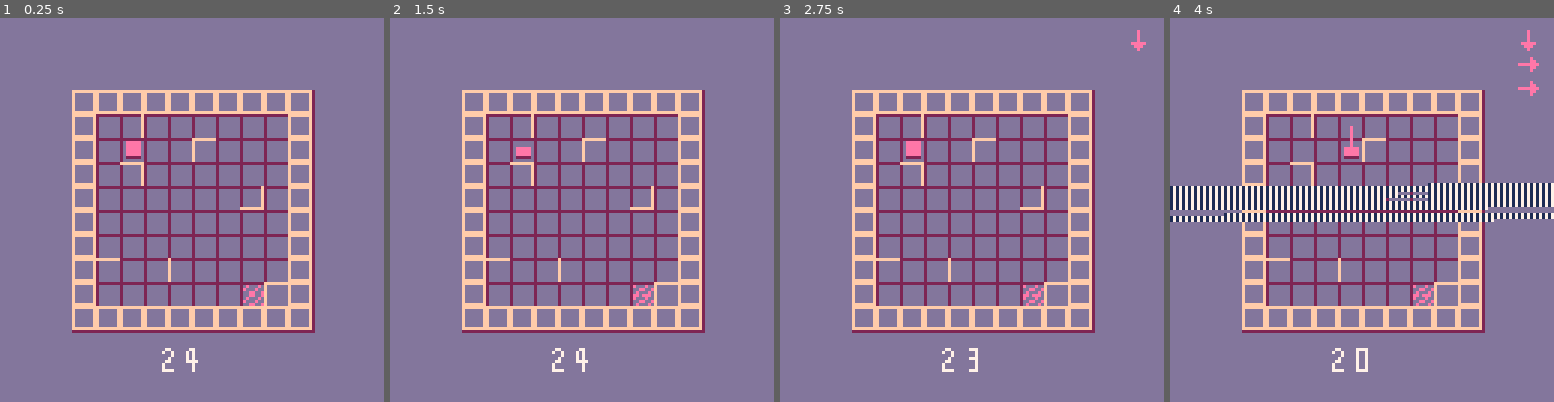
Above: before the commit, frames 1-4 (left to right).
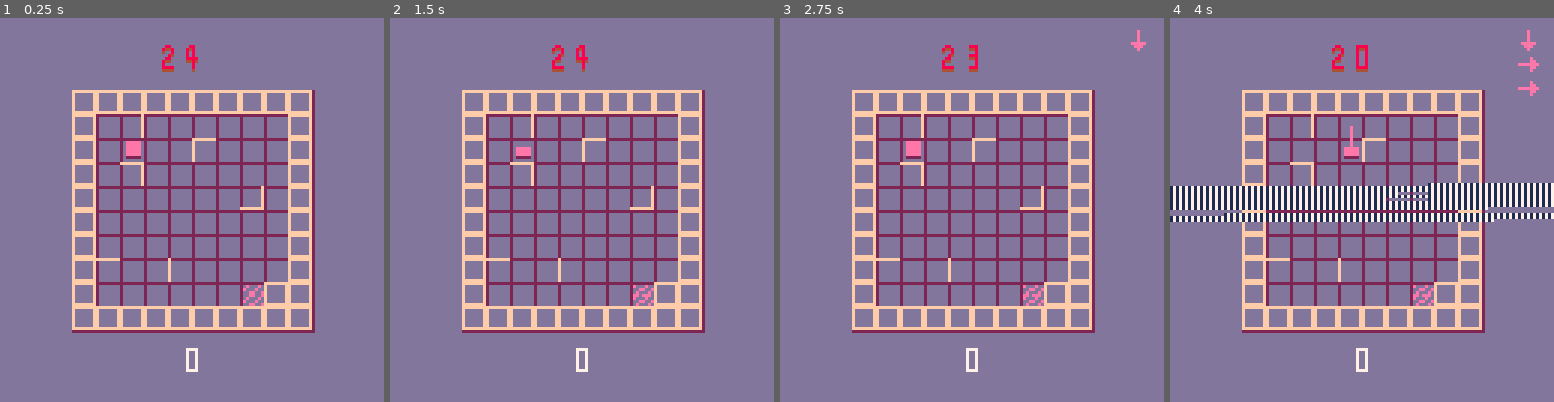
Above: after the commit, the same moments.

Repository: danslocombe/ld45
Game: PICO-8 cartridge robots.p8
Two runs of this game, one before a commit and one after it. Both use one fixed random seed, a clock stepped at 60 frames per second and the inputs below.
Inputs:
- Up to frame 1 (0.25 s): no input
- Up to frame 2 (1.5 s): tap O (Z key) at 0.33, 0.7, 1.43 s; tap X (X key) at 1.07 s
- Up to frame 3 (2.75 s): hold Left 1.97-2.37 s; tap X (X key) at 2.07, 2.4, 2.73 s; tap O (Z key) at 2.22 s; hold Down from 2.42 s (still down)
- Up to frame 4 (4 s): release Down at 2.82 s; hold Right 2.87-3.53 s; tap X (X key) at 3.07, 3.4, 3.73 s; tap O (Z key) at 3.1, 3.98 s; hold Up from 3.58 s (still down)

The runs differ from the first frame. In frame 1, 0.5% of the frame differs, in the area x 42-75%, y 7-93%; in frame 2, 0.5%; in frame 3, 0.5%; in frame 4, 0.5%.

Commit message:
level count, fix spawn bug

Diff:
--- a/robots.p8
+++ b/robots.p8
@@ -61,7 +61,7 @@
 .b     1 .
 .        .
 .     2  .
-.   3   1.
+.   3   ..
 ..........
 ]],
 [[
@@ -73,7 +73,7 @@
 .  3     .
 .b      1.
 .        .
-.       1.
+.       ..
 ..........
 ]],
 [[
@@ -85,7 +85,7 @@
 .        .
 .        .
 .t  0    .
-.       1.
+.       ..
 ..........
 ]],
 [[
@@ -97,7 +97,7 @@
 .        .
 .b    1  .
 .   3    .
-.       1.
+.       ..
 ..........
 ]],
 }
@@ -559,13 +559,23 @@
   local xx = 60
   local yy = 110
   local n = turns_left - cur_state.t
+  pal(7, 4)
+  draw_big_num(n, 60, 10)
+  pal(7, 8)
+  draw_big_num(n, 60, 9)
+  pal()
+  draw_big_num(level, 60, 110)
+end
+
+function draw_big_num(n, x, y)
+  local xx = x
   while n >= 10 do
     local displ = n % 10
-    spr(displ, xx, yy)
+    spr(displ, xx, y)
     n = n / 10
     xx -= 8
   end
-  spr(n, xx, yy)
+  spr(n, xx, y)
 end
 
 function draw_robots(xoffset, yoffset, scale, state)
Not shown, changed: the sound effects (__sfx__) section of robots.p8
